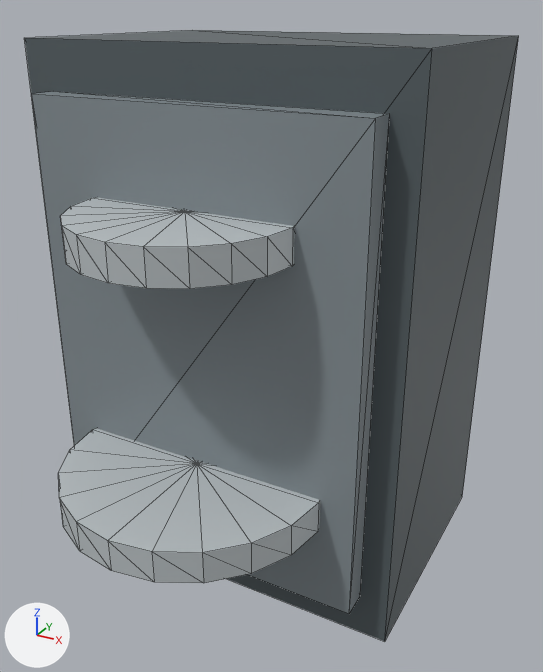
What one commit did to the glTF model pergola-configurator/public/assets/models/accessories/speaker.glb.
The view is the same before and after, from a camera (50 mm lens) standing at (0.16, -0.299, 0.132) and looking at (0.004, -0.014, -0.01). Lighting does not change. The marker at lower left points along +X, +Y and +Z. The picture after the commit comes second. Mesh edges are drawn as thin lines. Where no turn or scale is listed for an object, it has been applied to the vertices.

The scene before the commit, as lines of its bpy script (objects in view):
```python
me_speaker_driver_bottom = bpy.data.meshes.new('speaker_driver_bottom')
me_speaker_driver_bottom.from_pydata(...)  # a 20-sided cylinder along y spanning x -0.058..0.058, y -0.007..0.007, z -0.058..0.058
me_speaker_driver_bottom.materials.append(mat_defaultmaterial_003)
me_speaker_driver_top = bpy.data.meshes.new('speaker_driver_top')
me_speaker_driver_top.from_pydata(...)  # a 20-sided cylinder along y spanning x -0.045..0.045, y -0.007..0.007, z -0.045..0.045
me_speaker_driver_top.materials.append(mat_defaultmaterial_002)
me_speaker_grille = bpy.data.meshes.new('speaker_grille')
me_speaker_grille.from_pydata(...)  # a box spanning x -0.072..0.072, y -0.006..0.006, z -0.1..0.1
me_speaker_grille.materials.append(mat_defaultmaterial_001)
me_speaker_shell = bpy.data.meshes.new('speaker_shell')
me_speaker_shell.from_pydata(...)  # a box spanning x -0.085..0.085, y -0.06..0.06, z -0.12..0.12
me_speaker_shell.materials.append(mat_defaultmaterial)
ob_speaker_driver_bottom = bpy.data.objects.new('speaker_driver_bottom', me_speaker_driver_bottom)
ob_speaker_driver_bottom.parent = ob_world
ob_speaker_driver_bottom.location = (0.0, -0.074, -0.055)
ob_speaker_driver_bottom.rotation_euler = (1.571, 0.0, 0.0)  # degrees (90, 0, 0)
ob_speaker_driver_top = bpy.data.objects.new('speaker_driver_top', me_speaker_driver_top)
ob_speaker_driver_top.parent = ob_world
ob_speaker_driver_top.location = (0.0, -0.074, 0.055)
ob_speaker_driver_top.rotation_euler = (1.571, 0.0, 0.0)  # degrees (90, 0, 0)
ob_speaker_grille = bpy.data.objects.new('speaker_grille', me_speaker_grille)
ob_speaker_grille.location = (0.0, -0.066, 0.0)
ob_speaker_shell = bpy.data.objects.new('speaker_shell', me_speaker_shell)
ob_speaker_shell.location = (0.0, 0.0, 0.0)
```
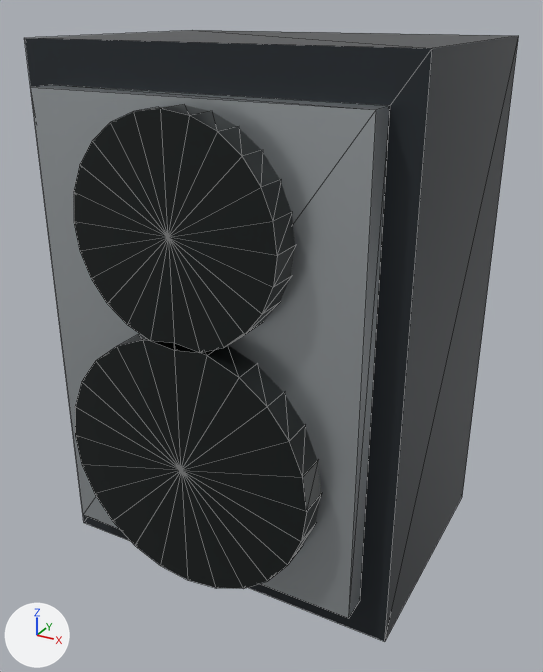
What differs and where, as boxes (x1, y1, x2, y2) in the pictures (543 x 672 px; the box of a moved part takes in the faces that stretch with it):
'speaker_grille', rescaled: before (32, 91, 390, 614); after (31, 85, 390, 618)
'speaker_shell', recoloured (darker): (25, 30, 507, 641) in both
'speaker_driver_bottom', reshaped, moved, turned, recoloured: before (58, 428, 320, 583); after (75, 334, 321, 589)
'speaker_driver_top', reshaped, moved, turned, recoloured: before (60, 197, 294, 289); after (74, 105, 295, 353)
part 2 of me_speaker_grille, moved or reshaped: before (32, 91, 390, 614); after (31, 85, 390, 618)
part 4 of me_speaker_driver_top, added (black): after (74, 105, 295, 353)
part 5 of me_speaker_driver_top, deleted: before (60, 197, 294, 289)
part 6 of me_speaker_driver_bottom, added (black): after (75, 334, 321, 589)
part 7 of me_speaker_driver_bottom, deleted: before (58, 428, 320, 583)

Patch to the scene script:
```diff
--- a/pergola-configurator/public/assets/models/accessories/speaker.glb.py
+++ b/pergola-configurator/public/assets/models/accessories/speaker.glb.py
@@ me_speaker_shell @@
 me_speaker_shell.from_pydata(...)  # 8 vertices, 12 faces; spans x -0.085..0.085, y -0.06..0.06, z -0.12..0.12
-me_speaker_shell.materials.append(mat_defaultmaterial)
+# me_speaker_shell part 1: vertex colours changed
+me_speaker_shell.materials.append(mat_dark)  # dark grey #353b40
@@ me_speaker_grille @@
-me_speaker_grille.from_pydata(...)  # 8 vertices, 12 faces; spans x -0.072..0.072, y -0.006..0.006, z -0.1..0.1
-me_speaker_grille.materials.append(mat_defaultmaterial_001)
+me_speaker_grille.from_pydata(...)  # 8 vertices, 12 faces; spans x -0.072..0.072, y -0.072..-0.06, z -0.102..0.102
+# me_speaker_grille part 2: the whole mesh is scaled about its middle by (1, 1, 1.02), then moved by (0.0, -0.066, 0.0)
+# me_speaker_grille part 3: vertex colours changed
+me_speaker_grille.materials.append(mat_metal)  # light grey #c4cacd
@@ me_speaker_driver_top @@
 # used by ob_speaker_driver_top; parent = ob_world; location = (0.0, -0.074, 0.055); rotation_euler = (1.571, 0.0, 0.0), in degrees (90, 0, 0)
-me_speaker_driver_top.from_pydata(...)  # 42 vertices, 80 faces; spans x -0.045..0.045, y -0.007..0.007, z -0.045..0.045
-me_speaker_driver_top.materials.append(mat_defaultmaterial_002)
+me_speaker_driver_top.from_pydata(...)  # 50 vertices, 96 faces; spans x -0.045..0.045, y -0.085..-0.071, z 0.01..0.1
+# me_speaker_driver_top part 4: 50 vertices added at x -0.045..0.045, y -0.085..-0.071, z 0.01..0.1, forming a 24-sided cylinder along y
+# me_speaker_driver_top part 5: 42 vertices removed from x -0.045..0.045, y -0.007..0.007, z -0.045..0.045
+me_speaker_driver_top.materials.append(mat_black)  # black #222626
@@ me_speaker_driver_bottom @@
 # used by ob_speaker_driver_bottom; parent = ob_world; location = (0.0, -0.074, -0.055); rotation_euler = (1.571, 0.0, 0.0), in degrees (90, 0, 0)
-me_speaker_driver_bottom.from_pydata(...)  # 42 vertices, 80 faces; spans x -0.058..0.058, y -0.007..0.007, z -0.058..0.058
-me_speaker_driver_bottom.materials.append(mat_defaultmaterial_003)
+me_speaker_driver_bottom.from_pydata(...)  # 50 vertices, 96 faces; spans x -0.058..0.058, y -0.085..-0.071, z -0.103..0.013
+# me_speaker_driver_bottom part 6: 50 vertices added at x -0.058..0.058, y -0.085..-0.071, z -0.103..0.013, forming a 24-sided cylinder along y
+# me_speaker_driver_bottom part 7: 42 vertices removed from x -0.058..0.058, y -0.007..0.007, z -0.058..0.058
+me_speaker_driver_bottom.materials.append(mat_black)  # black #222626
@@ ob_speaker_grille @@
 ob_speaker_grille = bpy.data.objects.new('speaker_grille', me_speaker_grille)
-ob_speaker_grille.location = (0.0, -0.066, 0.0)
+ob_speaker_grille.location = (0.0, 0.0, 0.0)
@@ ob_speaker_driver_top @@
 ob_speaker_driver_top.parent = ob_world
-ob_speaker_driver_top.location = (0.0, -0.074, 0.055)
-ob_speaker_driver_top.rotation_euler = (1.571, 0.0, 0.0)  # degrees (90, 0, 0)
+ob_speaker_driver_top.location = (0.0, 0.0, 0.0)
@@ ob_speaker_driver_bottom @@
 ob_speaker_driver_bottom.parent = ob_world
-ob_speaker_driver_bottom.location = (0.0, -0.074, -0.055)
-ob_speaker_driver_bottom.rotation_euler = (1.571, 0.0, 0.0)  # degrees (90, 0, 0)
+ob_speaker_driver_bottom.location = (0.0, 0.0, 0.0)
```
